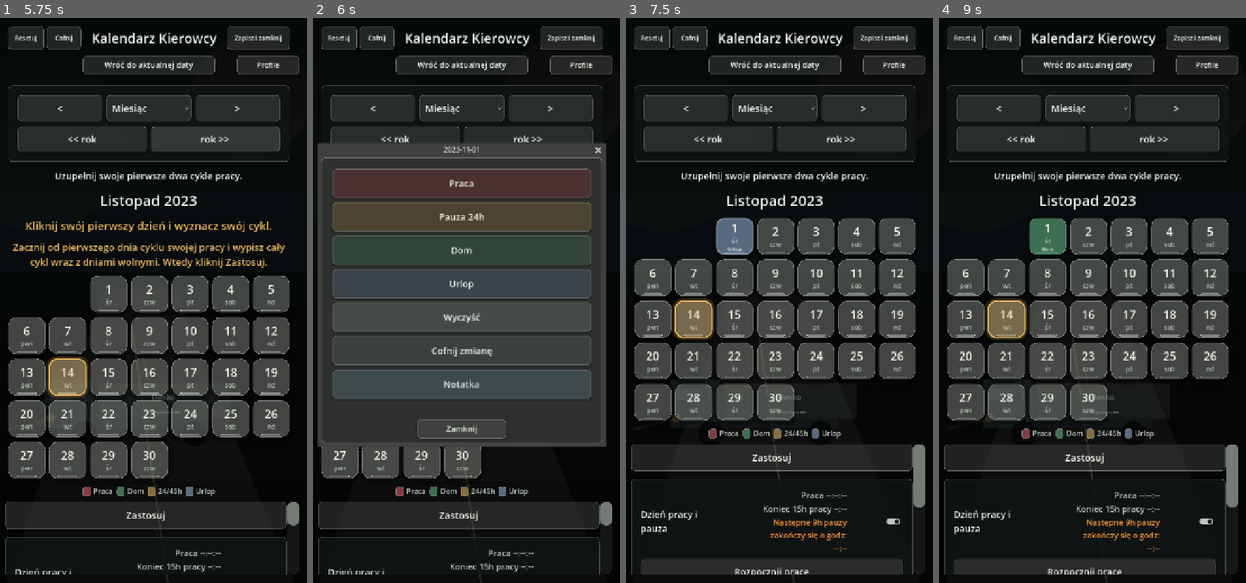
Above: before the commit, frames 1-4 (left to right).
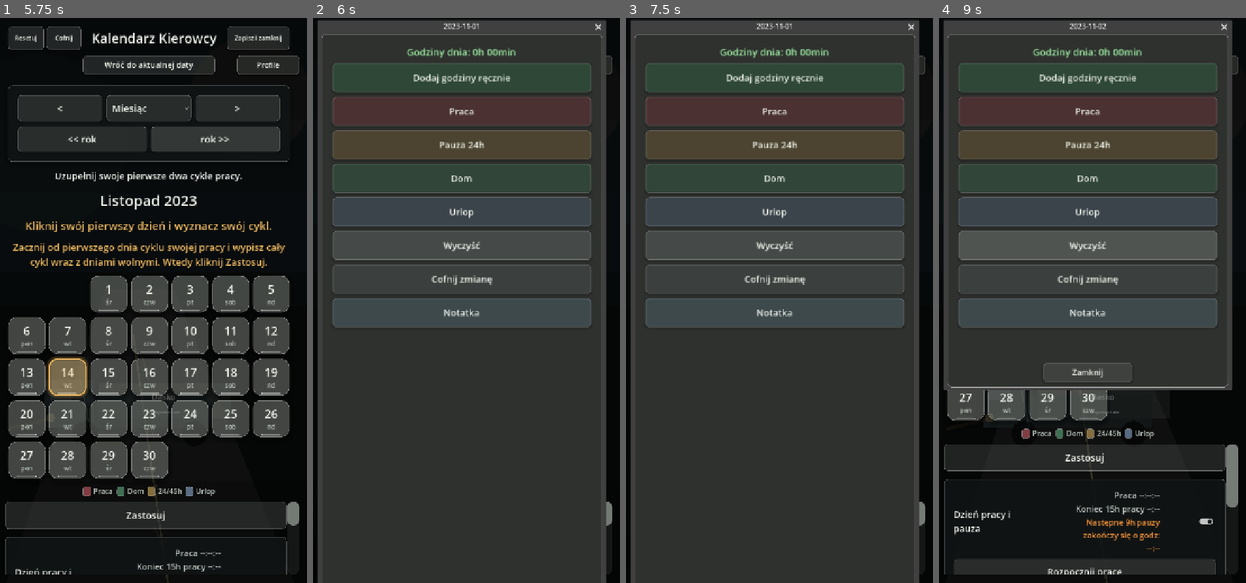
Above: after the commit, the same moments.

Repository: ElKlient/IDOL-Genesis
Game: Godot game, scene res://scenes/main.tscn
Same seed, same stepped clock (60 frames per second), same inputs: the game is played once before the commit and once after it.
Inputs (mouse positions are in pixels of both pictures, inside the frame that each line leads up to):
- Up to frame 1 (5.75 s): click "Zapisz i zamknij" at 0.5 s; click "Cofnij" at 1.25 s; click "<" at 2 s; click "Miesiąc" at 2.75 s; click ">" at 3.5 s; click "<< rok" at 4.25 s; click "rok >>" at 5 s
- Up to frame 2 (6 s): click (420, 294) at 5.77 s
- Up to frame 3 (7.5 s): click (773, 80) at 6.5 s, where only the run after the commit has a clickable "Dodaj godziny ręcznie"; click (776, 294) at 7.27 s
- Up to frame 4 (9 s): click (1046, 238) at 8.02 s; click (1089, 238) at 8.77 s

Frame 1 is identical in both runs. In frame 2, 54% of the frame differs, in the area x 1-96%, y 0-100%; in frame 3, 70%, in the area x 1-98%, y 0-100%; in frame 4, 45%.

Commit message:
Add manual day work hours

Diff:
--- a/scripts/main.gd
+++ b/scripts/main.gd
@@ -137,7 +137,11 @@
 var pause_result_label: Label
 var work_hours_toggle_button: Button
 var monthly_work_total_label: Label
+var day_action_hours_label: Label
 var day_action_dialog: AcceptDialog
+var manual_hours_dialog: ConfirmationDialog
+var manual_hours_spin: SpinBox
+var manual_minutes_spin: SpinBox
 var work_finish_dialog: ConfirmationDialog
 var pause_clear_dialog: ConfirmationDialog
 var note_dialog: ConfirmationDialog
@@ -460,6 +464,7 @@
 	_set_settings_visible(true)
 
 	_build_day_action_dialog()
+	_build_manual_hours_dialog()
 	_build_work_finish_dialog()
 	_build_pause_clear_dialog()
 	_build_note_dialog()
@@ -1153,7 +1158,7 @@
 	day_action_dialog = AcceptDialog.new()
 	day_action_dialog.title = "Wybierz dzień"
 	day_action_dialog.exclusive = false
-	day_action_dialog.min_size = Vector2i(640, 650)
+	day_action_dialog.min_size = Vector2i(640, 720)
 	day_action_dialog.add_theme_stylebox_override("panel", _dialog_style())
 	add_child(day_action_dialog)
 
@@ -1168,6 +1173,15 @@
 	box.add_theme_constant_override("separation", 10)
 	margin.add_child(box)
 
+	day_action_hours_label = _make_label("Godziny dnia: 0h 00min", 22, Color(0.62, 0.92, 0.64))
+	day_action_hours_label.horizontal_alignment = HORIZONTAL_ALIGNMENT_CENTER
+	day_action_hours_label.autowrap_mode = TextServer.AUTOWRAP_WORD_SMART
+	box.add_child(day_action_hours_label)
+
+	var add_hours_button := _action_button("Dodaj godziny ręcznie", Color(0.25, 0.52, 0.34, 0.88))
+	_connect_tap(add_hours_button, Callable(self, "_open_manual_hours_dialog"))
+	box.add_child(add_hours_button)
+
 	var set_work := _action_button("Praca", COLOR_WORK)
 	_connect_tap(set_work, Callable(self, "_set_selected_day_state").bind(ScheduleCalculator.DayState.WORK))
 	box.add_child(set_work)
@@ -1199,6 +1213,52 @@
 	var close_button := day_action_dialog.get_ok_button()
 	close_button.text = "Zamknij"
 	_prepare_control(close_button, 18, 48)
+
+
+func _build_manual_hours_dialog() -> void:
+	manual_hours_dialog = ConfirmationDialog.new()
+	manual_hours_dialog.title = "Dodaj godziny ręcznie"
+	manual_hours_dialog.dialog_text = ""
+	manual_hours_dialog.confirmed.connect(_confirm_add_manual_hours)
+	manual_hours_dialog.add_theme_stylebox_override("panel", _dialog_style())
+	add_child(manual_hours_dialog)
+
+	var margin := MarginContainer.new()
+	margin.add_theme_constant_override("margin_left", 14)
+	margin.add_theme_constant_override("margin_right", 14)
+	margin.add_theme_constant_override("margin_top", 14)
+	margin.add_theme_constant_override("margin_bottom", 14)
+	manual_hours_dialog.add_child(margin)
+
+	var box := VBoxContainer.new()
+	box.add_theme_constant_override("separation", 10)
+	margin.add_child(box)
+
+	var hint := _make_label("Dodaj czas do wybranego dnia.", 18, COLOR_TEXT_MUTED)
+	hint.horizontal_alignment = HORIZONTAL_ALIGNMENT_CENTER
+	box.add_child(hint)
+
+	var hours_label := _make_label("Godziny", 16, COLOR_TEXT_MUTED)
+	box.add_child(hours_label)
+
+	manual_hours_spin = _make_spin(0, 48, 0, false)
+	manual_hours_spin.custom_minimum_size.y = 58
+	box.add_child(manual_hours_spin)
+
+	var minutes_label := _make_label("Minuty", 16, COLOR_TEXT_MUTED)
+	box.add_child(minutes_label)
+
+	manual_minutes_spin = _make_spin(0, 59, 0, false)
+	manual_minutes_spin.custom_minimum_size.y = 58
+	box.add_child(manual_minutes_spin)
+
+	var ok_button := manual_hours_dialog.get_ok_button()
+	ok_button.text = "Dodaj"
+	_prepare_control(ok_button, 18, 48)
+
+	var cancel_button := manual_hours_dialog.get_cancel_button()
+	cancel_button.text = "Anuluj"
+	_prepare_control(cancel_button, 18, 48)
 
 
 func _build_note_dialog() -> void:
@@ -2462,7 +2522,7 @@
 	button.add_theme_stylebox_override("focus", _tile_style(_state_color(state), true, is_vacation))
 	_fill_day_tile(button, key, day, day_index, state, notes.has(key), is_today)
 	if _range_months() == 1:
-		_connect_tap(button, Callable(self, "_open_day_actions").bind(year, month, day))
+		_connect_day_cell_tap(button, Callable(self, "_open_day_actions").bind(year, month, day))
 	else:
 		_connect_month_select_tap(button, year, month)
 	_prepare_calendar_drag_blocker(button)
@@ -2551,7 +2611,51 @@
 	selected_day_key = _date_key(year, month, day)
 	selected_day_index = ScheduleCalculator.day_index_from_date(year, month, day)
 	day_action_dialog.title = selected_day_key
+	_update_selected_day_hours_label()
 	day_action_dialog.popup_centered()
+
+
+func _update_selected_day_hours_label() -> void:
+	if day_action_hours_label == null:
+		return
+
+	var seconds := int(worked_seconds_by_day.get(selected_day_key, 0))
+	day_action_hours_label.text = "Godziny dnia: %s" % _format_duration(seconds)
+
+
+func _open_manual_hours_dialog() -> void:
+	if selected_day_key.is_empty() or manual_hours_dialog == null:
+		return
+
+	manual_hours_dialog.title = "Dodaj godziny: %s" % selected_day_key
+	if manual_hours_spin != null:
+		_set_spin_value(manual_hours_spin, 0)
+	if manual_minutes_spin != null:
+		_set_spin_value(manual_minutes_spin, 0)
+	manual_hours_dialog.popup_centered()
+
+
+func _confirm_add_manual_hours() -> void:
+	if selected_day_key.is_empty():
+		return
+
+	var hours := 0
+	var minutes := 0
+	if manual_hours_spin != null:
+		hours = int(manual_hours_spin.value)
+	if manual_minutes_spin != null:
+		minutes = int(manual_minutes_spin.value)
+
+	var seconds := hours * 3600 + minutes * 60
+	if seconds <= 0:
+		return
+
+	_capture_undo_state()
+	_add_worked_seconds_for_day_key(selected_day_key, seconds)
+	_update_selected_day_hours_label()
+	_update_work_hours_panel()
+	_rebuild_calendar()
+	_save_settings_to_disk()
 
 
 func _set_selected_day_state(state: int) -> void:
@@ -3311,6 +3415,16 @@
 		if touch_drag_cancelled:
 			return
 		_open_month_from_overview(year, month)
+	)
+
+
+func _connect_day_cell_tap(button: BaseButton, action: Callable) -> void:
+	_register_scroll_safe_control(button)
+	button.action_mode = BaseButton.ACTION_MODE_BUTTON_RELEASE
+	button.pressed.connect(func() -> void:
+		if touch_drag_cancelled:
+			return
+		action.call()
 	)
 
 
@@ -4207,7 +4321,14 @@
 		return
 
 	var key := _date_key_from_unix_time(start_unix)
-	worked_seconds_by_day[key] = int(worked_seconds_by_day.get(key, 0)) + duration_seconds
+	_add_worked_seconds_for_day_key(key, duration_seconds)
+
+
+func _add_worked_seconds_for_day_key(day_key: String, duration_seconds: int) -> void:
+	if day_key.is_empty() or duration_seconds <= 0:
+		return
+
+	worked_seconds_by_day[day_key] = int(worked_seconds_by_day.get(day_key, 0)) + duration_seconds
 
 
 func _update_pause_result() -> void:
